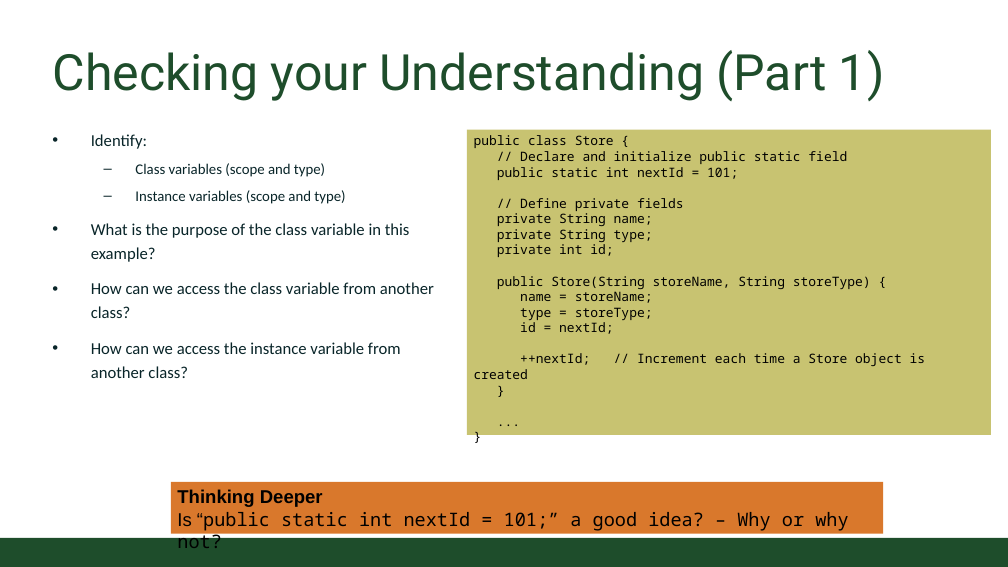
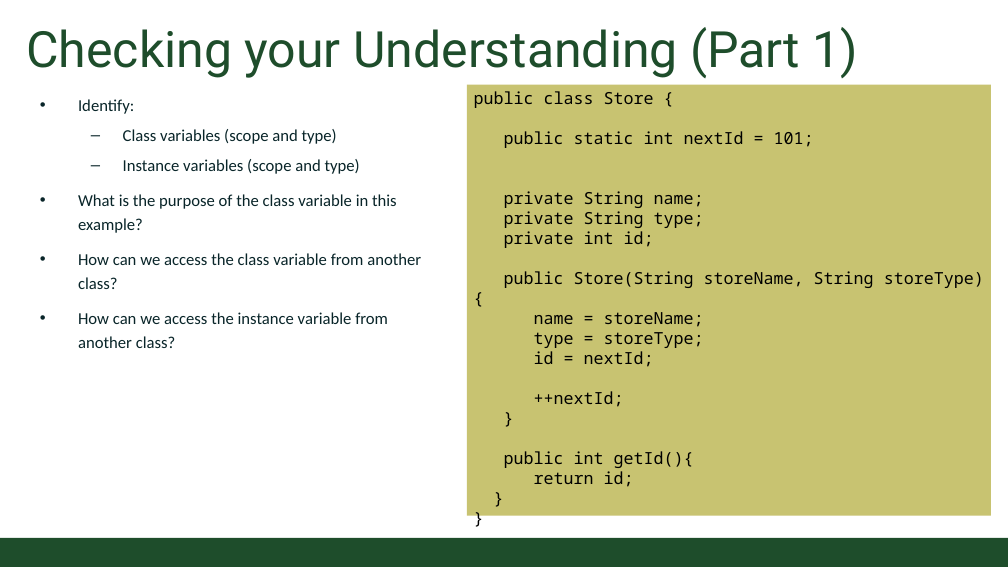
Before and after one commit to CSU-CompSci-CS163-4/Handouts, a slide deck: slide 6 of slides/On-Campus/09_03_MoreClasses.pptx. Drawn at 1008x567 pixels with LibreOffice and Linux fonts; fonts in the diff are those of the drawing; background and template pictures are left out. Boxes give left, top, right and bottom in pixels: in the first picture for what was removed or moved away, otherwise in the second. Text is boxed around its words. In the diff, an @@ line names an element or a change of style, - is before the commit and + after.

Commit message:
Lecture More Classes updated

```diff
--- a/slides/On-Campus/09_03_MoreClasses.pptx
+++ b/slides/On-Campus/09_03_MoreClasses.pptx
@@ title "Checking your Understanding (Part 1)": place and size @@
-title "Checking your Understanding (Part 1)" at <box>52,50,885,101</box>
+title "Checking your Understanding (Part 1)" at <box>26,27,859,78</box>
@@ text "Identify:": place and size @@
-text "Identify:" at <box>91,134,434,378</box>
+text "Identify:" at <box>78,99,421,348</box>
@@ text in rectangle at <box>467,85,991,516</box>: paragraph added @@
+}
@@ rectangle "public class Store {": place and size @@
-rectangle "public class Store {" at <box>467,129,991,435</box>
+rectangle "public class Store {" at <box>467,85,991,516</box>
@@ text in rectangle at <box>474,91,984,367</box>: size 14 to 18 pt in "public class Store {", "public static int nextId = 101;", "private String name;", "private String type;" and 7 more places @@
@@ text at <box>123,129,360,174</box>: size 16 to 18 pt in "Class variables (scope and type)", "Instance variables (scope and type)" @@
@@ text in rectangle at <box>520,151,847,164</box>: paragraph removed @@
-// Declare and initialize public static field
@@ text in rectangle at <box>520,198,684,211</box>: paragraph removed @@
-// Define private fields
@@ text in rectangle at <box>534,391,624,407</box>: text changed; size 14 to 18 pt @@
-++nextId; // Increment each time a Store object is created
+++nextId;
@@ text in rectangle at <box>504,451,694,487</box>: text changed; size 14 to 18 pt @@
-...
+public int getId(){
+return id;
@@ rectangle removed at <box>171,482,883,534</box> @@
-Thinking Deeper
-Is “public static int nextId = 101;” a good idea? – Why or why not?
```
Also in this commit, not shown: 7 other slides changed, 3 slides added, 5 slides removed.
